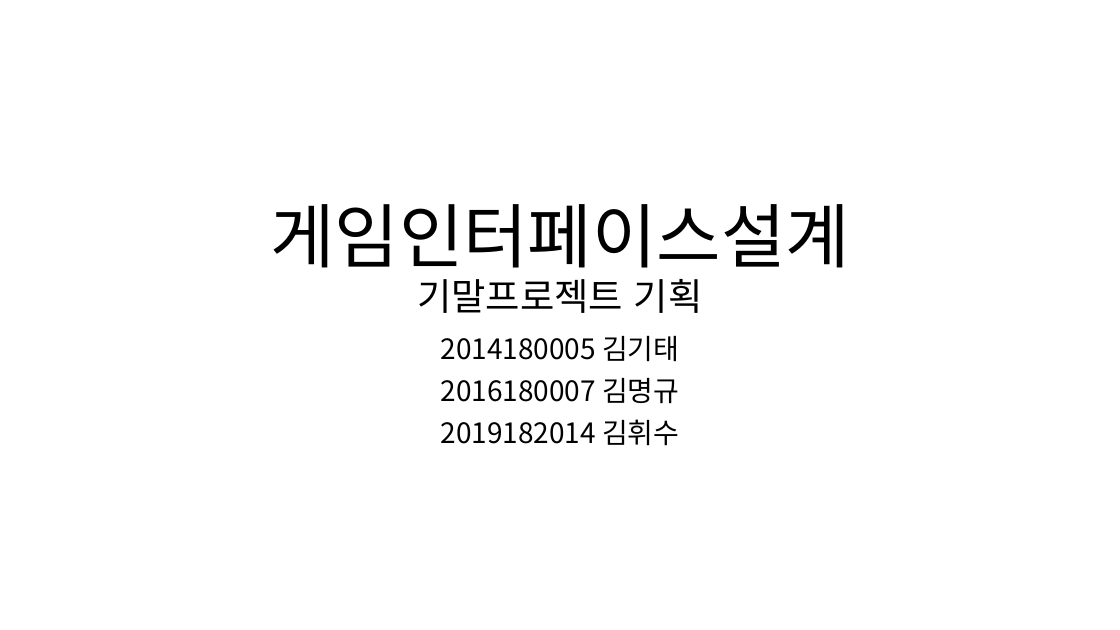
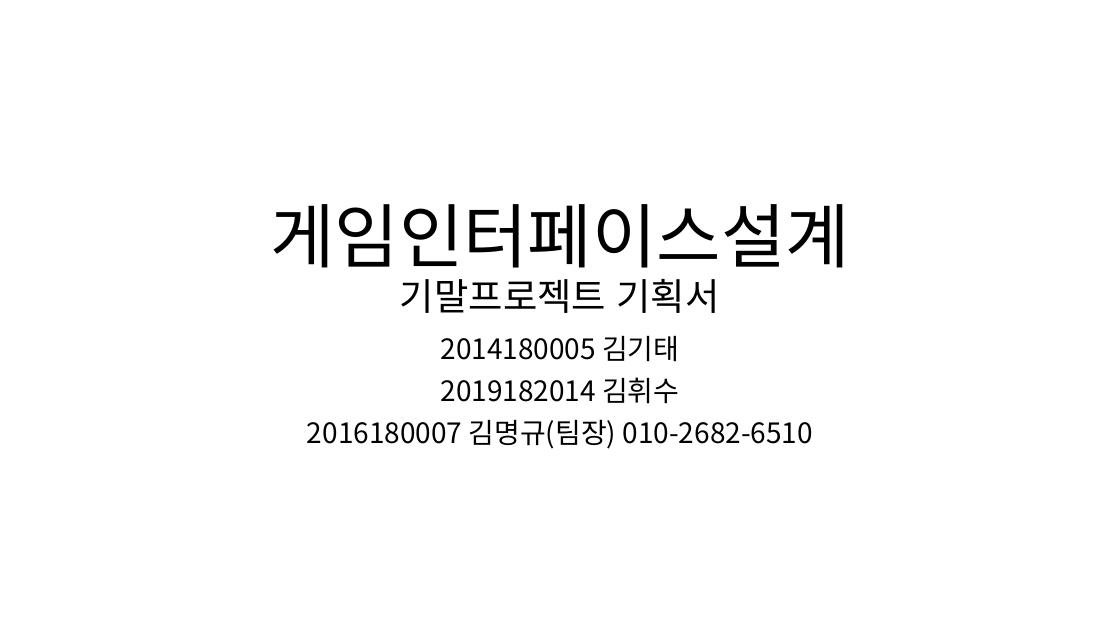
Before and after one commit to KimHwiSu/Interface, a slide deck: slide 1 of 게임인터페이스설계.pptx. Drawn at 1120x630 pixels with LibreOffice and Linux fonts; fonts in the diff are those of the drawing. Boxes give left, top, right and bottom in pixels: in the first picture for what was removed or moved away, otherwise in the second. Text is boxed around its words. In the diff, an @@ line names an element or a change of style, - is before the commit and + after.

```diff
--- a/게임인터페이스설계.pptx
+++ b/게임인터페이스설계.pptx
@@ title at [270, 204, 850, 313]: text changed @@
-게임인터페이스설계
-기말프로젝트 기획
+게임인터페이스설계
+기말프로젝트 기획서
@@ subtitle at [440, 377, 679, 403]: paragraph removed @@
-2016180007 김명규
@@ subtitle at [307, 419, 813, 449]: paragraph added @@
+2016180007 김명규(팀장) 010-2682-6510
```
Also in this commit, not shown: 5 other slides changed, 8 other files.
